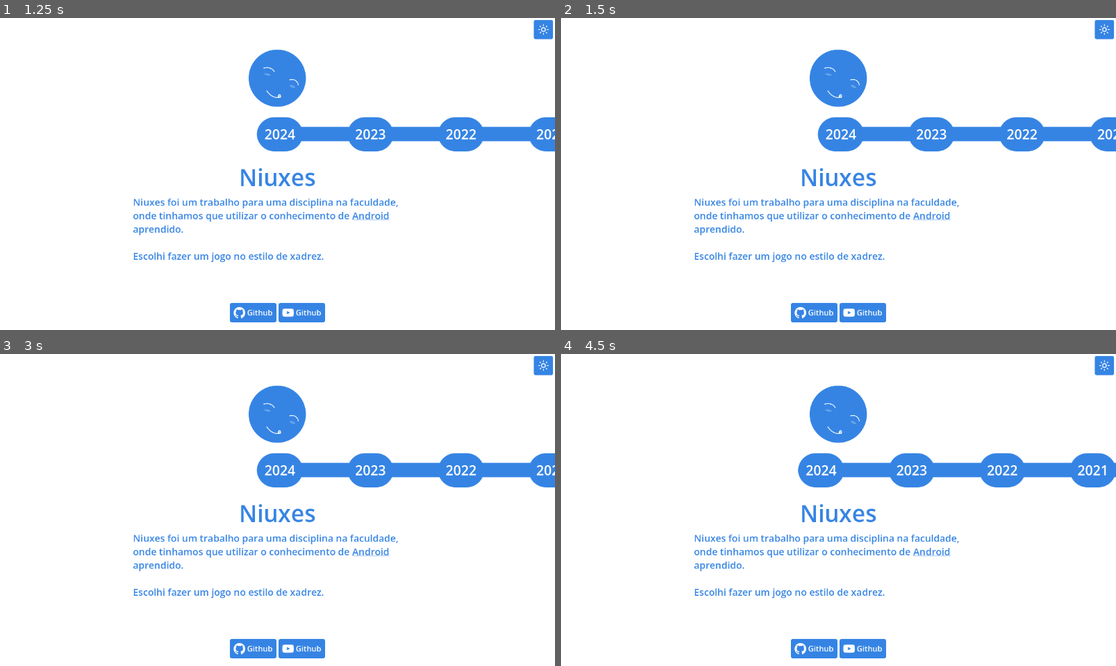
Above: before the commit, frames 1-4 (two rows, left to right).
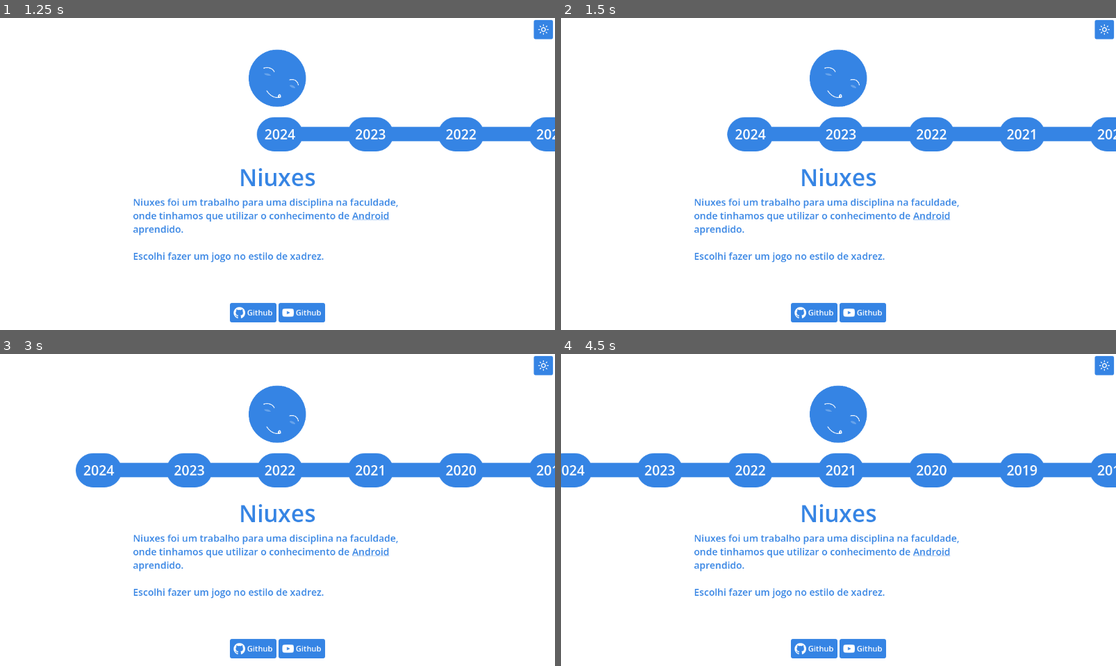
Above: after the commit, the same moments.

Repository: thiagola92/projects
Game: Godot game, scene res://scenes/index.tscn
The game is run twice, just before and just after one commit, with the same random seed, the same clock (stepped at 60 frames per second) and the same inputs.
Inputs:
- Up to frame 1 (1.25 s): click "2024" at 0.5 s
- Up to frame 2 (1.5 s): click "2023" at 1.25 s
- Up to frame 3 (3 s): click "2023" at 2 s; click "2022" at 2.75 s
- Up to frame 4 (4.5 s): click "2023" at 3.5 s; click "2021" at 4.25 s

Frame 1 is identical in both runs. In frame 2, 1.2% of the frame differs, in the area x 29-86%, y 31-43%; in frame 3, 2.4%; in frame 4, 5.4%, in the area x 0-100%, y 31-43%.

Commit message:
Text is selectable and scrolling doesn't trigger button press

Diff:
--- a/scenes/project_description/project_description.tscn
+++ b/scenes/project_description/project_description.tscn
@@ -24,14 +24,17 @@
 layout_mode = 2
 alignment = 1
 
-[node name="Title" type="Label" parent="VBoxContainer" unique_id=1604362798]
+[node name="Title" type="RichTextLabel" parent="VBoxContainer" unique_id=413007421]
 unique_name_in_owner = true
 layout_mode = 2
-theme_override_colors/font_color = Color(0.20784314, 0.5176471, 0.89411765, 1)
-theme_override_font_sizes/font_size = 48
+focus_mode = 2
+theme_override_colors/default_color = Color(0.20784314, 0.5176471, 0.89411765, 1)
+theme_override_font_sizes/normal_font_size = 48
 text = "Niuxes"
+fit_content = true
 horizontal_alignment = 1
 vertical_alignment = 1
+selection_enabled = true
 
 [node name="Description" type="RichTextLabel" parent="VBoxContainer" unique_id=1526662887]
 unique_name_in_owner = true
@@ -39,12 +42,14 @@
 layout_mode = 2
 size_flags_horizontal = 4
 size_flags_vertical = 3
+focus_mode = 2
 theme_override_colors/default_color = Color(0.20784314, 0.5176471, 0.89411765, 1)
 theme_override_font_sizes/normal_font_size = 20
 bbcode_enabled = true
 text = "Niuxes foi um trabalho para uma disciplina na faculdade, onde tinhamos que utilizar o conhecimento de [url=https://en.wikipedia.org/wiki/Android_(operating_system)]Android[/url] aprendido.
 
 Escolhi fazer um jogo no estilo de xadrez."
+selection_enabled = true
 
 [node name="HFlowContainer" type="HFlowContainer" parent="VBoxContainer" unique_id=881448663]
 layout_mode = 2
@@ -57,11 +62,13 @@
 
 [node name="Itchio" parent="VBoxContainer/HFlowContainer" unique_id=257577497 instance=ExtResource("3_60n0y")]
 unique_name_in_owner = true
+visible = false
 layout_mode = 2
 icon = ExtResource("4_e0sfo")
 
 [node name="Pypi" parent="VBoxContainer/HFlowContainer" unique_id=1990323534 instance=ExtResource("3_60n0y")]
 unique_name_in_owner = true
+visible = false
 layout_mode = 2
 text = "PyPI"
 icon = ExtResource("6_60n0y")
--- a/scenes/timeline/timeline.gd
+++ b/scenes/timeline/timeline.gd
@@ -2,15 +2,19 @@
 extends ScrollContainer
 
 
-const YearButton := preload("res://scenes/timeline/year_button/year_button.tscn")
+const YearButtonScene := preload("res://scenes/timeline/year_button/year_button.tscn")
 
-const YearLink := preload("res://scenes/timeline/year_link/year_link.tscn")
+const YearLinkScene := preload("res://scenes/timeline/year_link/year_link.tscn")
+
+const SCROLL_CHECK = 10
 
 @export var margins: int = 64:
 	set(m):
 		margins = m
 		%MarginContainer.add_theme_constant_override("margin_left", margins)
 		%MarginContainer.add_theme_constant_override("margin_right", margins)
+
+var _ignore_next_click: bool = false
 
 
 func _ready() -> void:
@@ -33,16 +37,29 @@
 	dirs.reverse()
 
 	for dirname in dirs:
-		var b := YearButton.instantiate()
+		var b := YearButtonScene.instantiate() as YearButton
 		b.text = dirname
+		b.pressed.connect(_on_year_button_pressed.bind(b))
 		%Years.add_child(b)
 
 		if dirname != dirs[-1]:
-			var l := YearLink.instantiate()
+			var l := YearLinkScene.instantiate() as YearLink
 			%Years.add_child(l)
 
 
 func _on_gui_input(event: InputEvent) -> void:
 	if Input.is_mouse_button_pressed(MOUSE_BUTTON_LEFT):
 		if event is InputEventMouseMotion:
+			# Disable next button click if the user is scrolling with enthusiasm.
+			_ignore_next_click = _ignore_next_click or abs(event.relative.x) > SCROLL_CHECK
+
 			scroll_horizontal -= event.relative.x
+
+
+func _on_year_button_pressed(button: YearButton) -> void:
+	# Igore this button press because the user is probably just scrolling.
+	if _ignore_next_click:
+		_ignore_next_click = false
+		return
+
+	scroll_horizontal = int(button.position.x)
--- a/scenes/timeline/year_button/year_button.gd
+++ b/scenes/timeline/year_button/year_button.gd
@@ -1,3 +1,4 @@
+class_name YearButton
 extends Button
 
 
--- a/scenes/timeline/year_link/year_link.gd
+++ b/scenes/timeline/year_link/year_link.gd
@@ -1 +1,2 @@
+class_name YearLink
 extends ColorRect
Binary file changed: docs/index.icon.png
Not shown, changed: docs/index.html
Not shown, changed: docs/index.pck
